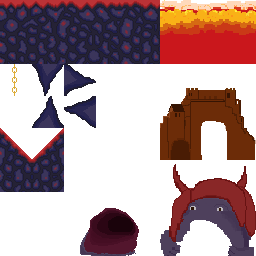
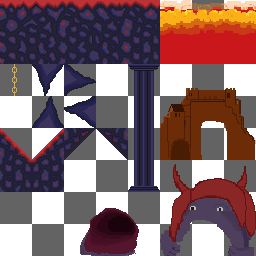
Two versions of the same layered image (256×256). Layer-by-layer changes:
added layer "Layer 91" in group "Violence" over left=64, top=128, right=128, bottom=160
painted on "Layer 75" over left=1, top=128, right=32, bottom=159
removed layer "Layer 74" from group "Violence" over left=1, top=128, right=32, bottom=159
added layer "Layer 90" above "Layer 89" over left=128, top=64, right=160, bottom=192
renamed "Layer 71" to "Layer 89", painted on it over left=32, top=64, right=135, bottom=128
showed "Layer 63" over left=0, top=0, right=256, bottom=256
